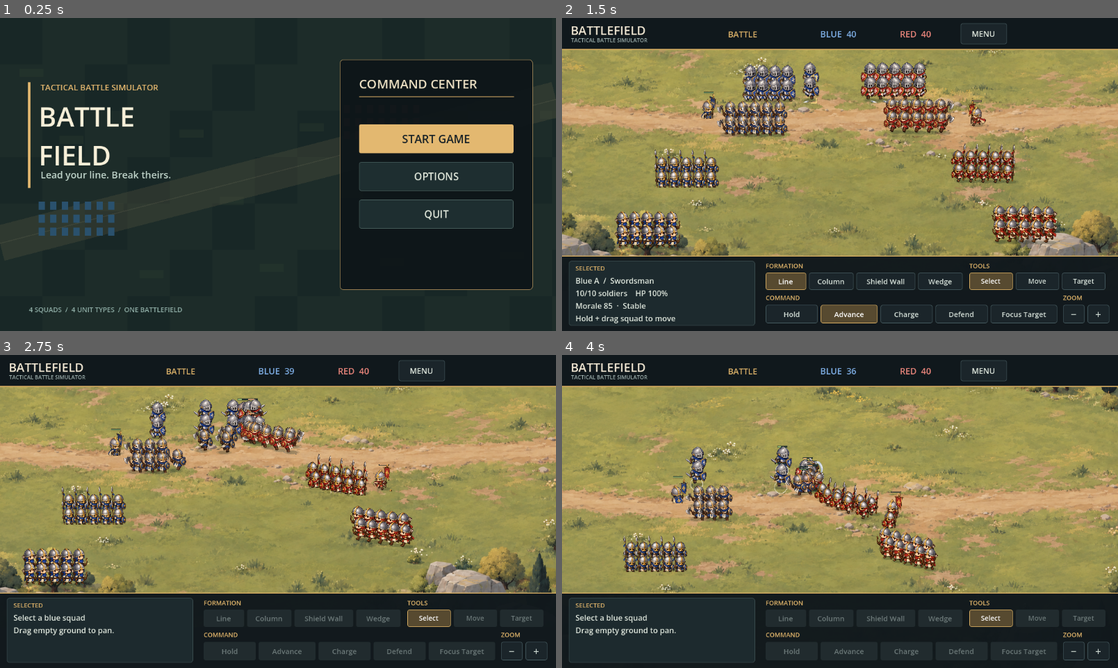
Above: before the commit, frames 1-4 (two rows, left to right).
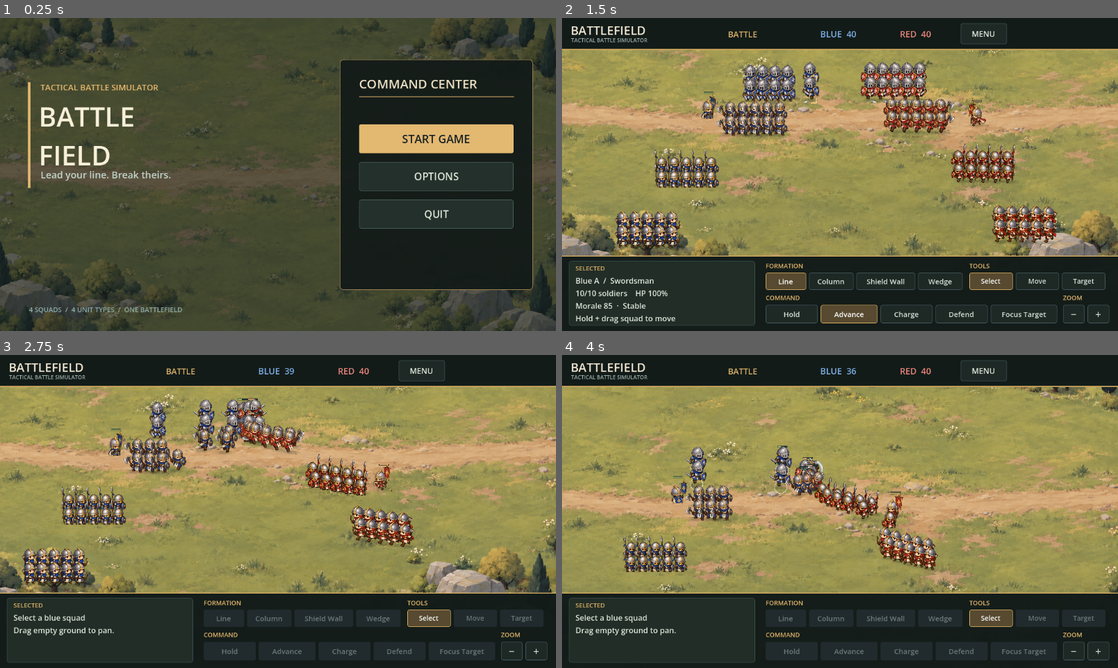
Above: after the commit, the same moments.

Repository: Pence420/RTS_GAME
Game: Godot game, scene res://scenes/main_menu.tscn
The game is run twice, just before and just after one commit, with the same random seed, the same clock (stepped at 60 frames per second) and the same inputs.
Inputs (mouse positions are in pixels of both pictures, inside the frame that each line leads up to):
- Up to frame 1 (0.25 s): no input
- Up to frame 2 (1.5 s): click "START GAME" at 0.5 s; click "START BATTLE" at 1.25 s
- Up to frame 3 (2.75 s): tap Enter at 2 s; move the mouse to (400, 495) at 2.02 s; hold D from 2.03 s (still down); click (400, 495) at 2.17 s
- Up to frame 4 (4 s): release D at 2.75 s; drag from (728, 527) to (812, 574) at 2.77 s; move the mouse to (895, 442) at 3.52 s; hold D from 3.53 s (still down)

The runs differ from the first frame. In frame 1, 62% of the frame differs, in the area x 0-100%, y 0-100%; in frame 2, less than 0.1%; in frame 3, less than 0.1%; in frame 4, less than 0.1%.

Commit message:
Polish smooth 2D battle effects and interface

Diff:
--- a/strategy-game/scenes/battle.tscn
+++ b/strategy-game/scenes/battle.tscn
@@ -6,7 +6,7 @@
 [ext_resource type="PackedScene" path="res://scenes/game_menu.tscn" id="4_menu"]
 
 [sub_resource type="StyleBoxFlat" id="StyleBoxFlat_button"]
-bg_color = Color(0.105, 0.145, 0.165, 1)
+bg_color = Color(0.12, 0.16, 0.145, 1)
 border_width_left = 1
 border_width_top = 1
 border_width_right = 1
@@ -18,7 +18,7 @@
 corner_radius_bottom_left = 4
 
 [sub_resource type="StyleBoxFlat" id="StyleBoxFlat_button_hover"]
-bg_color = Color(0.18, 0.24, 0.25, 1)
+bg_color = Color(0.2, 0.25, 0.21, 1)
 border_width_left = 1
 border_width_top = 1
 border_width_right = 1
@@ -63,7 +63,7 @@
 corner_radius_bottom_left = 4
 
 [sub_resource type="StyleBoxFlat" id="StyleBoxFlat_card"]
-bg_color = Color(0.115, 0.165, 0.18, 1)
+bg_color = Color(0.13, 0.175, 0.15, 1)
 border_width_left = 1
 border_width_top = 1
 border_width_right = 1
@@ -92,7 +92,7 @@
 [node name="TopBar" type="ColorRect" parent="CanvasLayer"]
 anchor_right = 1.0
 offset_bottom = 66.0
-color = Color(0.065, 0.095, 0.11, 1)
+color = Color(0.07, 0.105, 0.095, 1)
 
 [node name="TopRule" type="ColorRect" parent="CanvasLayer"]
 anchor_right = 1.0
@@ -156,7 +156,7 @@
 anchor_right = 1.0
 anchor_bottom = 1.0
 offset_top = -156.0
-color = Color(0.065, 0.095, 0.11, 0.98)
+color = Color(0.07, 0.105, 0.095, 0.98)
 
 [node name="BottomRule" type="ColorRect" parent="CanvasLayer"]
 anchor_top = 1.0
--- a/strategy-game/scenes/game_menu.tscn
+++ b/strategy-game/scenes/game_menu.tscn
@@ -3,7 +3,7 @@
 [ext_resource type="Script" path="res://scripts/game_menu.gd" id="1_menu"]
 
 [sub_resource type="StyleBoxFlat" id="StyleBoxFlat_card"]
-bg_color = Color(0.075, 0.11, 0.125, 1)
+bg_color = Color(0.09, 0.13, 0.115, 1)
 border_width_left = 2
 border_width_top = 2
 border_width_right = 2
@@ -32,7 +32,7 @@
 anchor_bottom = 1.0
 grow_horizontal = 2
 grow_vertical = 2
-color = Color(0.02, 0.035, 0.045, 0.9)
+color = Color(0.025, 0.04, 0.035, 0.9)
 
 [node name="Center" type="CenterContainer" parent="."]
 layout_mode = 1
--- a/strategy-game/scenes/main_menu.tscn
+++ b/strategy-game/scenes/main_menu.tscn
@@ -3,7 +3,7 @@
 [ext_resource type="Script" path="res://scripts/main_menu.gd" id="1_menu"]
 
 [sub_resource type="StyleBoxFlat" id="StyleBoxFlat_panel"]
-bg_color = Color(0.055, 0.085, 0.097, 0.96)
+bg_color = Color(0.075, 0.105, 0.095, 0.96)
 border_width_left = 1
 border_width_top = 1
 border_width_right = 1
@@ -29,7 +29,7 @@
 corner_radius_bottom_left = 4
 
 [sub_resource type="StyleBoxFlat" id="StyleBoxFlat_secondary"]
-bg_color = Color(0.12, 0.18, 0.19, 1)
+bg_color = Color(0.14, 0.19, 0.17, 1)
 border_width_left = 1
 border_width_top = 1
 border_width_right = 1
@@ -47,6 +47,7 @@
 anchor_bottom = 1.0
 grow_horizontal = 2
 grow_vertical = 2
+texture_filter = 2
 script = ExtResource("1_menu")
 
 [node name="LeftAccent" type="ColorRect" parent="."]
--- a/strategy-game/scripts/main_menu.gd
+++ b/strategy-game/scripts/main_menu.gd
@@ -1,6 +1,7 @@
 extends Control
 
 const BATTLE_SCENE := "res://scenes/battle.tscn"
+const MENU_TERRAIN: Texture2D = preload("res://assets/terrain/battlefield_smooth.png")
 const SETTINGS = preload("res://scripts/game_settings.gd")
 
 var settings: Dictionary
@@ -80,22 +81,5 @@
 
 func _draw() -> void:
 	var size := get_viewport_rect().size
-	draw_rect(Rect2(Vector2.ZERO, size), Color("101c20"))
-	# A simple map behind the menu makes this screen feel connected to the battle.
-	for row in range(7):
-		for column in range(14):
-			var cell := Rect2(column * 88.0, row * 96.0, 88.0, 96.0)
-			var tint := Color("283b35") if (column + row) % 3 == 0 else Color("30443a")
-			draw_rect(cell, tint)
-	for index in range(15):
-		var origin := Vector2(40.0 + index * 83.0, 105.0 + float((index * 139) % 430))
-		draw_rect(Rect2(origin, Vector2(50, 17)), Color("566a49", 0.28))
-	draw_line(Vector2(0, size.y * 0.72), Vector2(size.x, size.y * 0.26), Color("c5ad73", 0.23), 74.0)
-	draw_line(Vector2(0, size.y * 0.72), Vector2(size.x, size.y * 0.26), Color("f4dfac", 0.17), 2.0)
-	for row in range(3):
-		for column in range(7):
-			var blue := Vector2(80 + column * 24, 380 + row * 27)
-			var red := Vector2(size.x - 440 + column * 24, 180 + row * 27)
-			draw_rect(Rect2(blue, Vector2(13, 17)), Color("4a8abb"))
-			draw_rect(Rect2(red, Vector2(13, 17)), Color("c46b5b"))
-	draw_rect(Rect2(0, 0, size.x, size.y), Color("071116", 0.47))
+	draw_texture_rect(MENU_TERRAIN, Rect2(Vector2.ZERO, size), false)
+	draw_rect(Rect2(Vector2.ZERO, size), Color("101c1b", 0.62))
--- a/strategy-game/scripts/unit.gd
+++ b/strategy-game/scripts/unit.gd
@@ -347,8 +347,8 @@
 	var facing := 1.0 if team == 0 else -1.0
 	# A soft ground shadow anchors the character sprite to the field.
 	draw_set_transform(Vector2(1, 10), 0.0, Vector2(1.35, 0.38))
-	draw_circle(Vector2.ZERO, 15.0, Color(0.08, 0.16, 0.13, 0.12))
-	draw_circle(Vector2.ZERO, 11.0, Color(0.08, 0.16, 0.13, 0.2))
+	draw_circle(Vector2.ZERO, 16.0, Color(0.13, 0.19, 0.12, 0.09))
+	draw_circle(Vector2.ZERO, 10.0, Color(0.12, 0.17, 0.11, 0.16))
 	draw_set_transform(Vector2.ZERO)
 	if is_general and selected:
 		draw_arc(Vector2.ZERO, GENERAL_RADIUS, 0.0, TAU, 64, Color(0.95, 0.77, 0.38, 0.25), 2.0)
@@ -357,17 +357,17 @@
 		draw_arc(Vector2.ZERO, 21.0, 0.0, TAU, 28, Color("f6df85"), 2.5)
 		draw_set_transform(Vector2.ZERO)
 	if attack_fx_timer > 0.0 and unit_type != UnitType.ARCHER:
-		draw_arc(Vector2(facing * 18.0, -8), 12.0, -1.6, 0.6, 12, Color(1.0, 0.91, 0.62, attack_fx_timer / 0.19), 2.5)
+		draw_arc(Vector2(facing * 18.0, -8), 12.0, -1.6, 0.6, 12, Color(0.96, 0.88, 0.68, attack_fx_timer / 0.19 * 0.72), 1.7)
 	if shot_trace_timer > 0.0:
 		var start := Vector2(facing * 16.0, -8.0)
 		var direction := (shot_trace_end - start).normalized()
 		var tip := shot_trace_end
 		var side := Vector2(-direction.y, direction.x)
 		var alpha := shot_trace_timer / 0.12
-		draw_line(start, tip, Color(0.99, 0.87, 0.58, alpha), 2.0)
-		draw_colored_polygon(PackedVector2Array([tip, tip - direction * 8.0 + side * 3.0, tip - direction * 8.0 - side * 3.0]), Color(1.0, 0.94, 0.72, alpha))
+		draw_line(start, tip, Color(0.91, 0.85, 0.67, alpha * 0.8), 1.6)
+		draw_colored_polygon(PackedVector2Array([tip, tip - direction * 8.0 + side * 2.5, tip - direction * 8.0 - side * 2.5]), Color(0.94, 0.9, 0.75, alpha * 0.8))
 	if hit_flash_timer > 0.0:
-		draw_arc(Vector2(0, -7), 15.0 + (0.18 - hit_flash_timer) * 30.0, 0.0, TAU, 20, Color(1.0, 0.91, 0.61, hit_flash_timer / 0.18 * 0.7), 2.0)
+		draw_arc(Vector2(0, -7), 15.0 + (0.18 - hit_flash_timer) * 30.0, 0.0, TAU, 20, Color(0.98, 0.88, 0.68, hit_flash_timer / 0.18 * 0.45), 1.5)
 	if routing:
 		draw_arc(Vector2(0, 9), 16.0, 0.0, TAU, 20, Color("ded7bd"), 1.5)
 	if selected or is_general or current_hp < max_hp:
Not shown, added: strategy-game/docs/art/smooth-battle-direction.png.import
